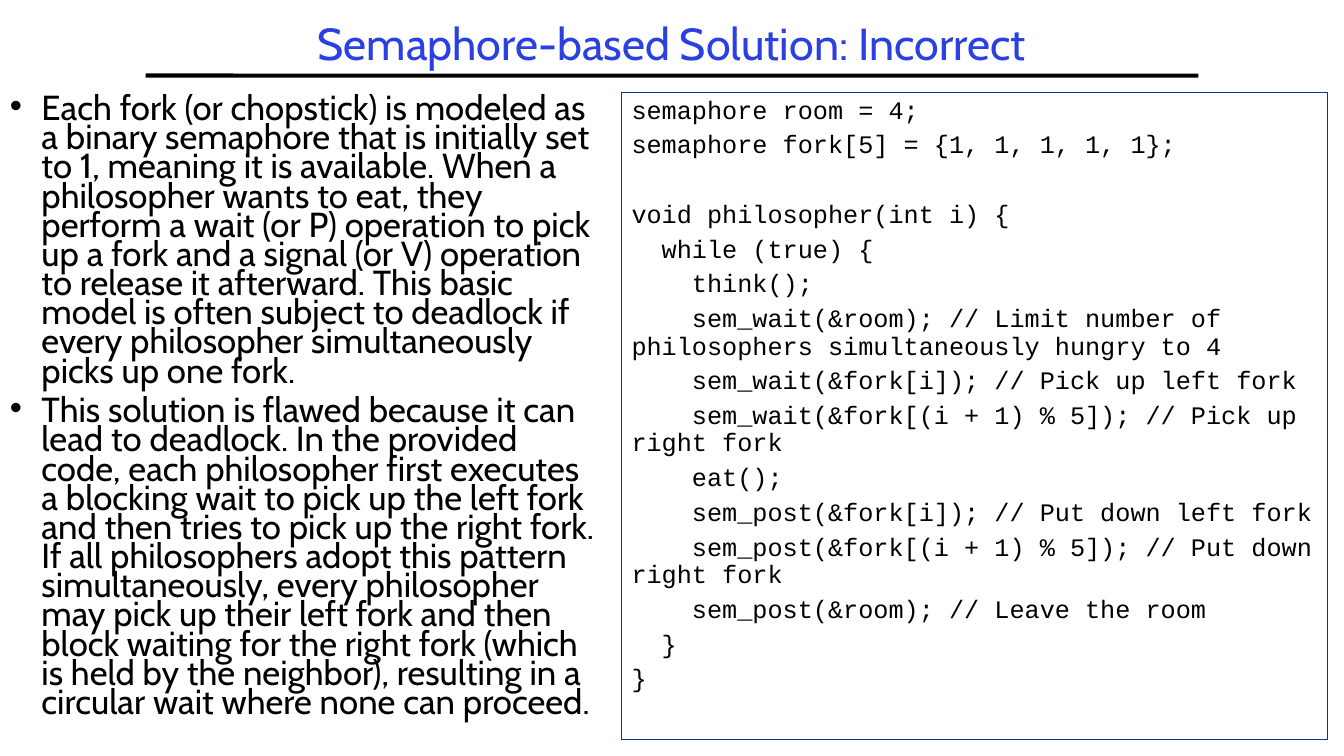
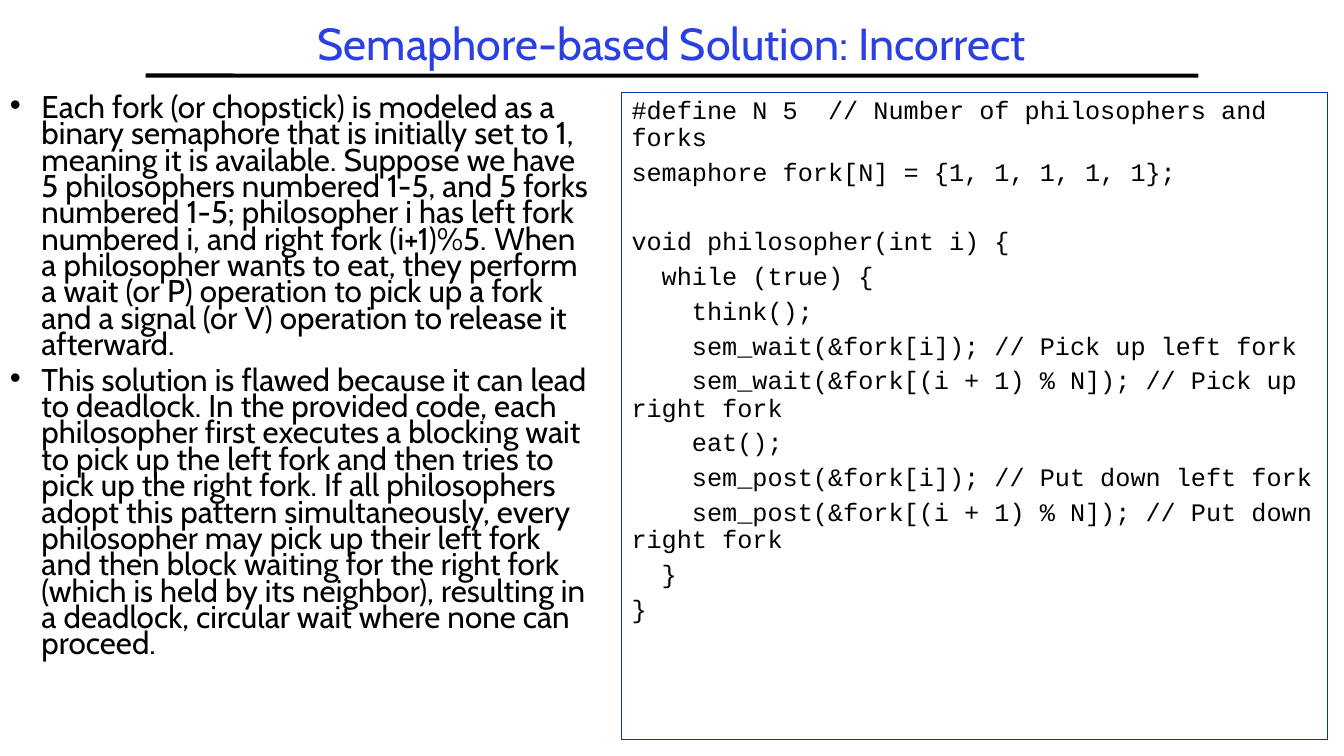
Before and after one commit to guhofstra/CSC256Fa25, a slide deck: slide 45 of PPTs/L3-Synchronization.pptx (slide 46 before the commit). Drawn at 1344x756 pixels with LibreOffice and Linux fonts; fonts in the diff are those of the drawing. Boxes give left, top, right and bottom in pixels: in the first picture for what was removed or moved away, otherwise in the second. Text is boxed around its words. In the diff, an @@ line names an element or a change of style, - is before the commit and + after.

```diff
--- a/PPTs/L3-Synchronization.pptx
+++ b/PPTs/L3-Synchronization.pptx
@@ text at [41, 94, 587, 662]: text changed; size 24.8 to 22.4 pt @@
-• Each fork (or chopstick) is modeled as a binary semaphore that is initially set to 1, meaning it is available. When a philosopher wants to eat, they perform a wait (or P) operation to pick up a fork and a signal (or V) operation to release it afterward. This basic model is often subject to deadlock if every philosopher simultaneously picks up one fork.
-• This solution is flawed because it can lead to deadlock. In the provided code, each philosopher first executes a blocking wait to pick up the left fork and then tries to pick up the right fork. If all philosophers adopt this pattern simultaneously, every philosopher may pick up their left fork and then block waiting for the right fork (which is held by the neighbor), resulting in a circular wait where none can proceed.
+• Each fork (or chopstick) is modeled as a binary semaphore that is initially set to 1, meaning it is available. Suppose we have 5 philosophers numbered 1-5, and 5 forks numbered 1-5; philosopher i has left fork numbered i, and right fork (i+1)%5. When a philosopher wants to eat, they perform a wait (or P) operation to pick up a fork and a signal (or V) operation to release it afterward.
+• This solution is flawed because it can lead to deadlock. In the provided code, each philosopher first executes a blocking wait to pick up the left fork and then tries to pick up the right fork. If all philosophers adopt this pattern simultaneously, every philosopher may pick up their left fork and then block waiting for the right fork (which is held by its neighbor), resulting in a deadlock, circular wait where none can proceed.
@@ text in rectangle at [632, 100, 1266, 187]: text changed @@
-semaphore room = 4;
-semaphore fork[5] = {1, 1, 1, 1, 1};
+#define N 5 // Number of philosophers and forks
+semaphore fork[N] = {1, 1, 1, 1, 1};
@@ text in rectangle at [632, 309, 1221, 361]: paragraph removed @@
-sem_wait(&room); // Limit number of philosophers simultaneously hungry to 4
@@ text in rectangle at [632, 371, 1297, 423]: text changed @@
-sem_wait(&fork[(i + 1) % 5]); // Pick up right fork
+sem_wait(&fork[(i + 1) % N]); // Pick up right fork
@@ text in rectangle at [632, 502, 1311, 554]: text changed @@
-sem_post(&fork[(i + 1) % 5]); // Put down right fork
-sem_post(&room); // Leave the room
+sem_post(&fork[(i + 1) % N]); // Put down right fork
```
Also in this commit, not shown: 12 other slides changed, 2 slides added, 1 slide removed, 1 other file.
